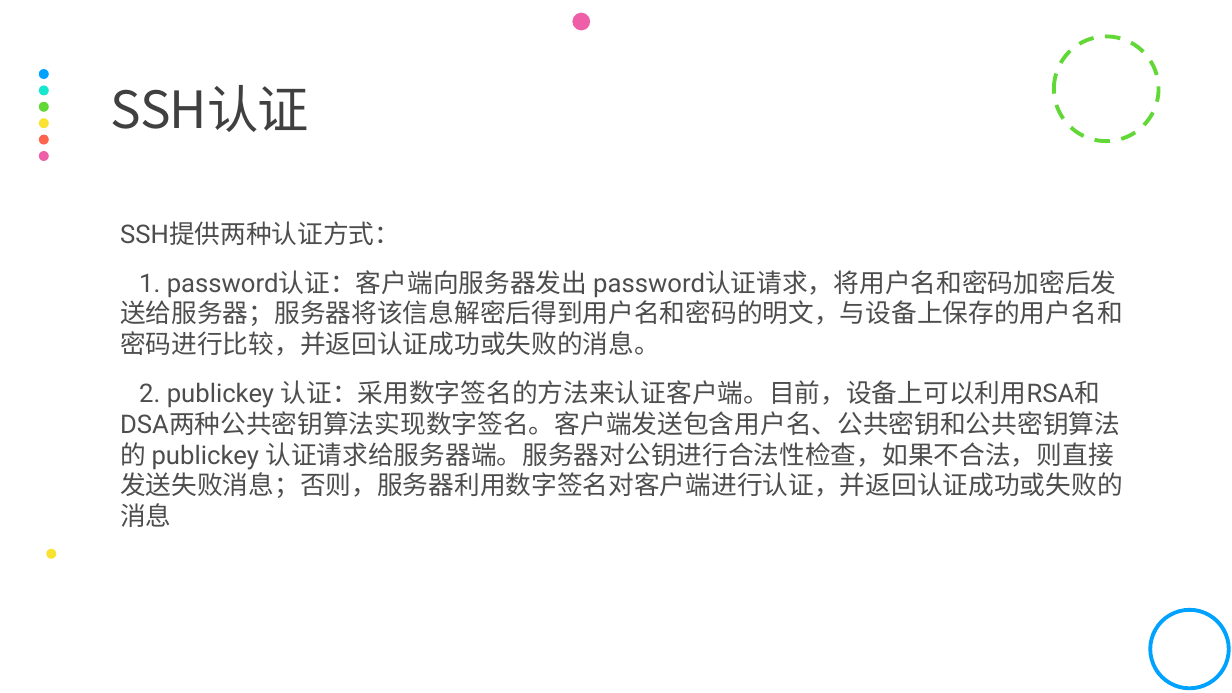
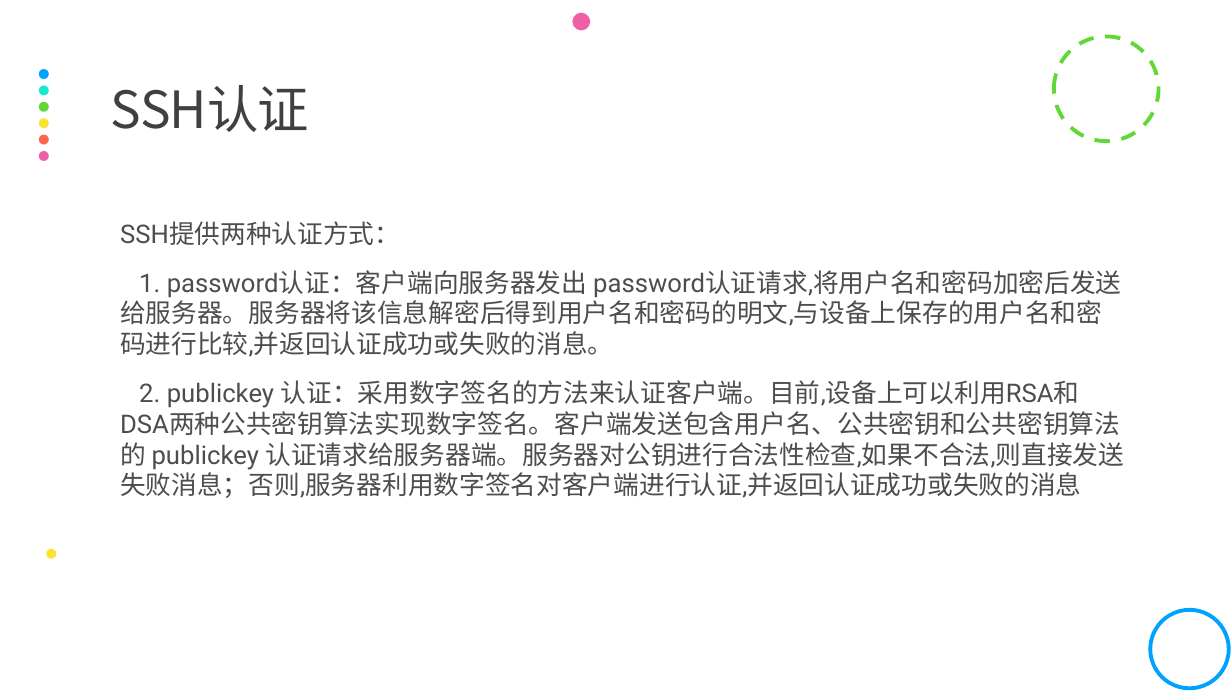
Before and after one commit to yrc123/yrcStudy, a slide deck: slide 6 of 服务外包/Linux使用基础.pptx. Drawn at 1232x693 pixels with LibreOffice and Linux fonts; fonts in the diff are those of the drawing. Boxes give left, top, right and bottom in pixels: in the first picture for what was removed or moved away, otherwise in the second. Text is boxed around its words. In the diff, an @@ line names an element or a change of style, - is before the commit and + after.

```diff
--- a/服务外包/Linux使用基础.pptx
+++ b/服务外包/Linux使用基础.pptx
@@ text at bbox=[120, 270, 1124, 498]: text changed @@
-  1. password认证：客户端向服务器发出 password认证请求，将用户名和密码加密后发送给服务器；服务器将该信息解密后得到用户名和密码的明文，与设备上保存的用户名和密码进行比较，并返回认证成功或失败的消息。
-  2. publickey 认证：采用数字签名的方法来认证客户端。目前，设备上可以利用RSA和 DSA两种公共密钥算法实现数字签名。客户端发送包含用户名、公共密钥和公共密钥算法的 publickey 认证请求给服务器端。服务器对公钥进行合法性检查，如果不合法，则直接发送失败消息；否则，服务器利用数字签名对客户端进行认证，并返回认证成功或失败的消息
+  1. password认证：客户端向服务器发出 password认证请求,将用户名和密码加密后发送给服务器。服务器将该信息解密后得到用户名和密码的明文,与设备上保存的用户名和密码进行比较,并返回认证成功或失败的消息。
+  2. publickey 认证：采用数字签名的方法来认证客户端。目前,设备上可以利用RSA和 DSA两种公共密钥算法实现数字签名。客户端发送包含用户名、公共密钥和公共密钥算法的 publickey 认证请求给服务器端。服务器对公钥进行合法性检查,如果不合法,则直接发送失败消息；否则,服务器利用数字签名对客户端进行认证,并返回认证成功或失败的消息
```
Also in this commit, not shown: 6 other slides changed, 4 slides added.
